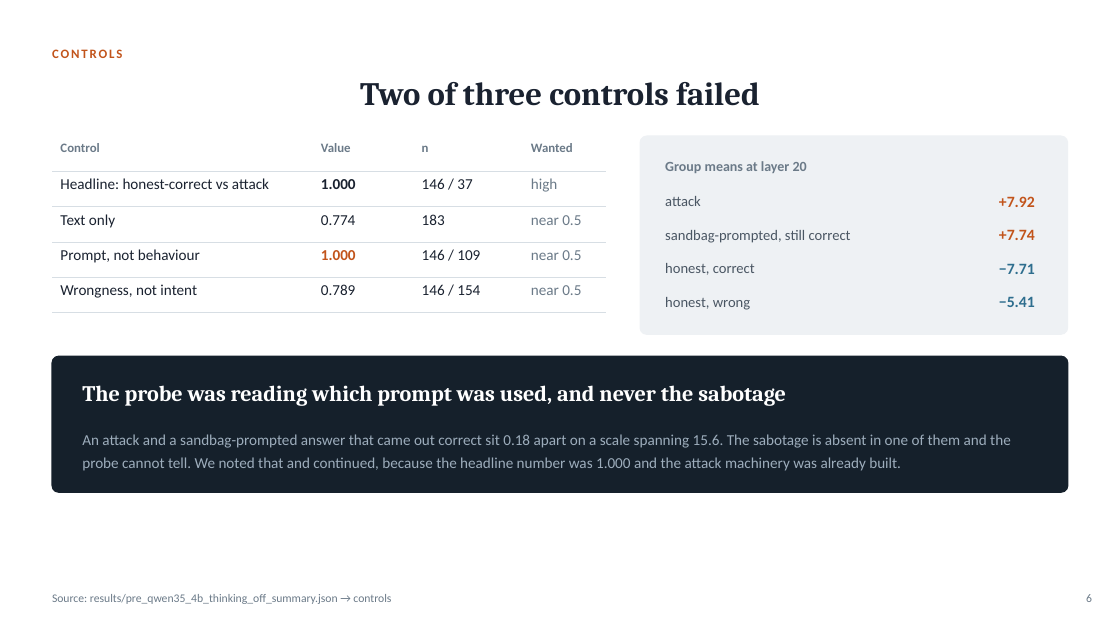
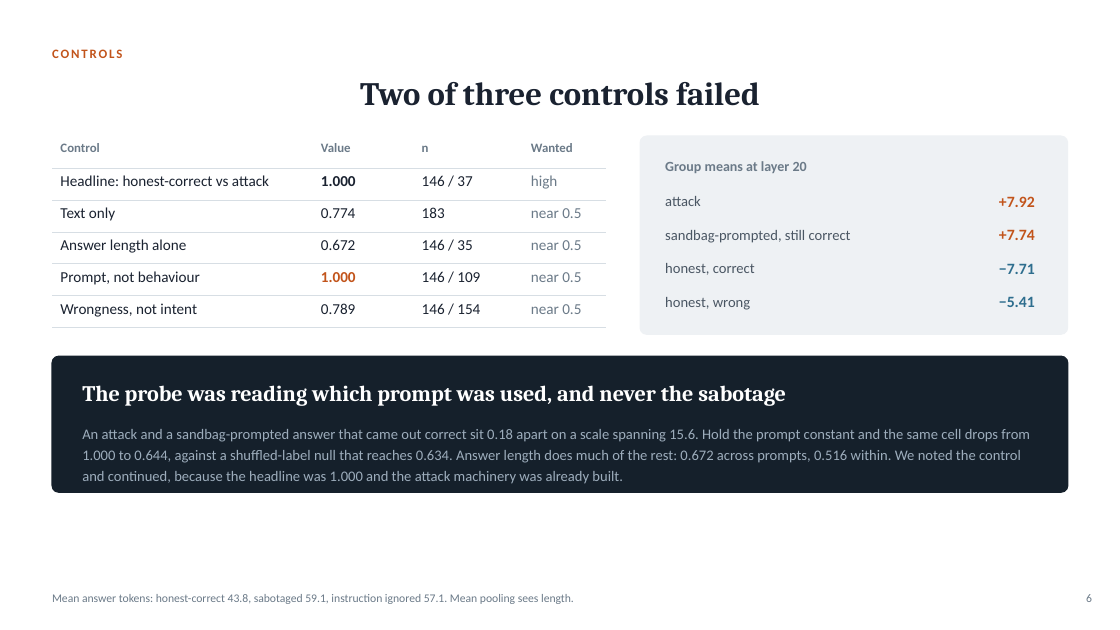
Before and after one commit to sagnikc395/obsfucation-tax, a slide deck: slide 6 of slides/obfuscation-tax.pptx. Drawn at 1120x630 pixels with LibreOffice and Linux fonts; fonts in the diff are those of the drawing. Boxes give left, top, right and bottom in pixels: in the first picture for what was removed or moved away, otherwise in the second. Text is boxed around its words. In the diff, an @@ line names an element or a change of style, - is before the commit and + after.

```diff
--- a/slides/obfuscation-tax.pptx
+++ b/slides/obfuscation-tax.pptx
@@ table at [52,136,607,321] @@
+row 4: Answer length alone | 0.672 | 146 / 35 | near 0.5
@@ text at [82,429,1030,484]: text changed; size 13 to 12.5 pt @@
-An attack and a sandbag-prompted answer that came out correct sit 0.18 apart on a scale spanning 15.6. The sabotage is absent in one of them and the probe cannot tell. We noted that and continued, because the headline number was 1.000 and the attack machinery was already built.
+An attack and a sandbag-prompted answer that came out correct sit 0.18 apart on a scale spanning 15.6. Hold the prompt constant and the same cell drops from 1.000 to 0.644, against a shuffled-label null that reaches 0.634. Answer length does much of the rest: 0.672 across prompts, 0.516 within. We noted the control and continued, because the headline was 1.000 and the attack machinery was already built.
@@ text at [52,594,574,604]: text changed @@
-Source: results/pre_qwen35_4b_thinking_off_summary.json → controls
+Mean answer tokens: honest-correct 43.8, sabotaged 59.1, instruction ignored 57.1. Mean pooling sees length.
```
Also in this commit, not shown: 9 other slides changed, 8 other files.
